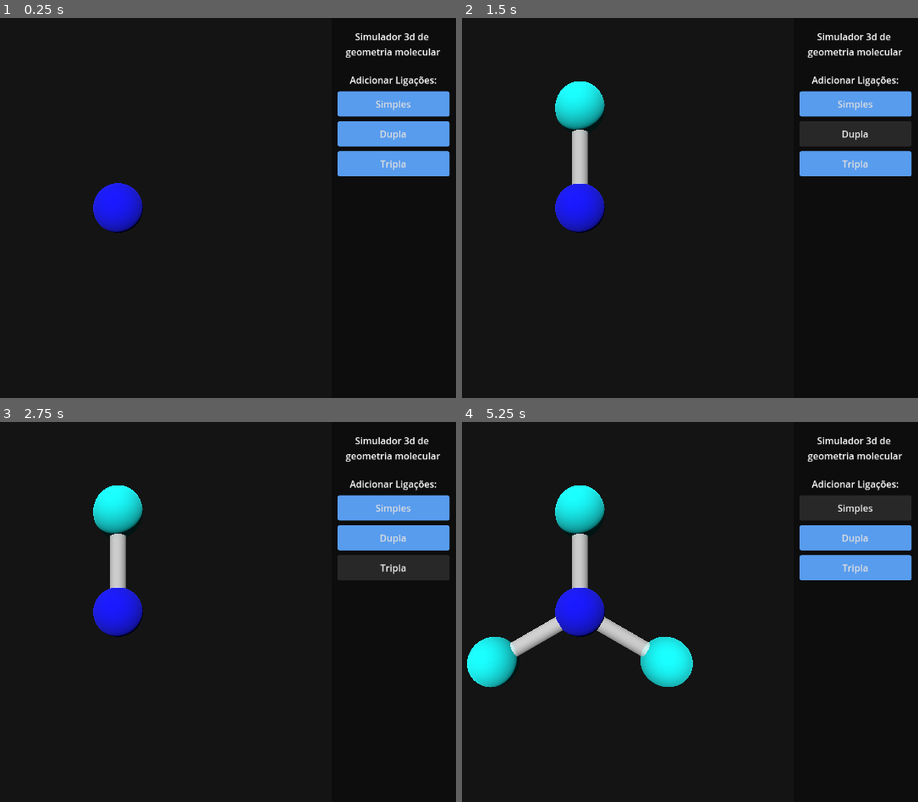
Above: before the commit, frames 1-4 (two rows, left to right).
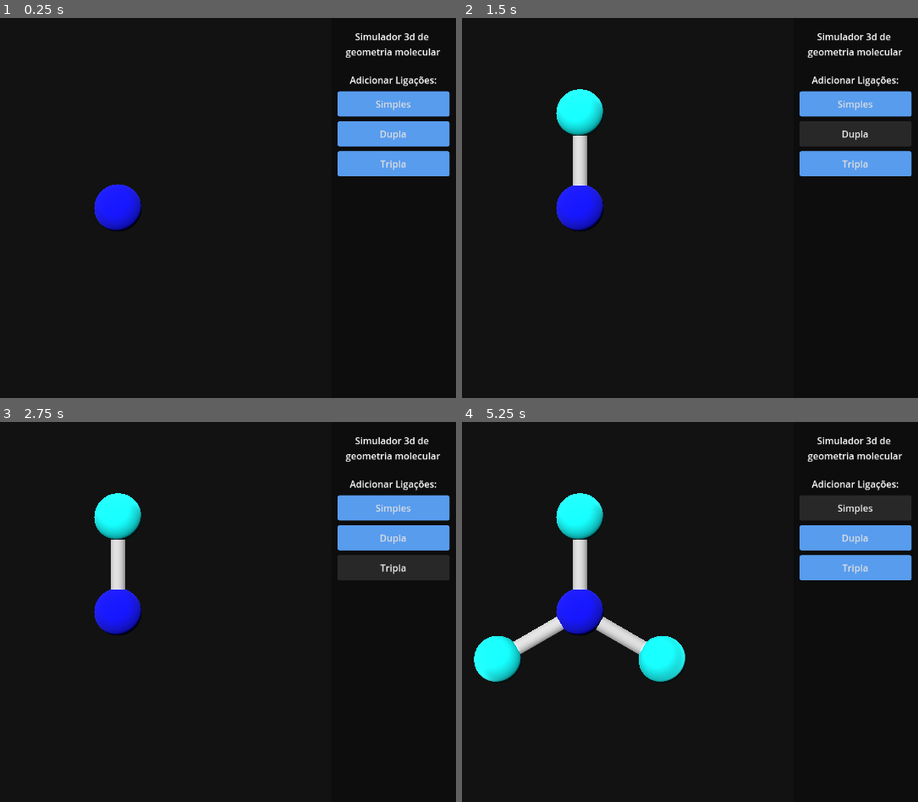
Above: after the commit, the same moments.

Repository: Leminence/molecules-forms
Game: Godot game, scene res://Main/main.tscn
The game is run twice, just before and just after one commit, with the same random seed, the same clock (stepped at 60 frames per second) and the same inputs.
Inputs:
- Up to frame 1 (0.25 s): no input
- Up to frame 2 (1.5 s): click "Simples" at 0.5 s; click "Dupla" at 1.25 s
- Up to frame 3 (2.75 s): click "Tripla" at 2 s
- Up to frame 4 (5.25 s): click "Simples" at 2.75 s; click "Dupla" at 3.5 s; click "Tripla" at 4.25 s; click "Simples" at 5 s

The runs differ from the first frame. In frame 1, 0.2% of the frame differs, in the area x 20-32%, y 43-57%; in frame 2, 1.2%; in frame 3, 1.2%; in frame 4, 2.6%, in the area x 1-51%, y 16-70%.

Commit message:
orthogonal camera

Diff:
--- a/Main/main.tscn
+++ b/Main/main.tscn
@@ -5,6 +5,8 @@
 [sub_resource type="Environment" id="Environment_yh5la"]
 background_mode = 1
 background_color = Color(0.078431375, 0.078431375, 0.078431375, 1)
+adjustment_enabled = true
+adjustment_brightness = 1.1
 
 [sub_resource type="StyleBoxFlat" id="StyleBoxFlat_yh5la"]
 content_margin_top = 10.0
@@ -31,6 +33,8 @@
 
 [node name="Camera3D" type="Camera3D" parent="."]
 transform = Transform3D(1, 0, 0, 0, 1, 0, 0, 0, 1, 0, 0, 2.5)
+projection = 1
+size = 4.0
 
 [node name="DirectionalLight3D" type="DirectionalLight3D" parent="."]
 transform = Transform3D(0.9711343, 0.080800325, -0.22443156, 0, 0.9408808, 0.3387379, 0.23853347, -0.32896, 0.9137216, 0, 0, 0)
